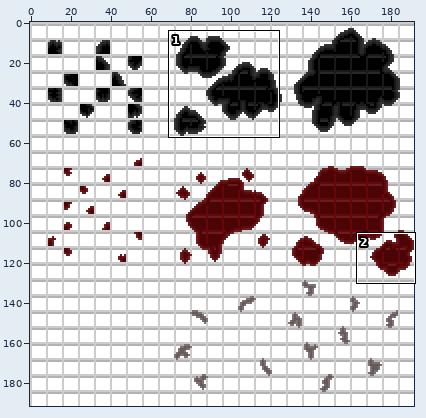
Sprite sheet -- sprites/S_Tile_Laboratoire/layers/6b897156-a2a9-48e7-89ca-d05ed69f72d8/cdf994e5-816b-4aaf-ae8b-13774ad3669f.png. Above: a wide view before the commit, with the close-up outlined.
Close-up. First the earlier version:
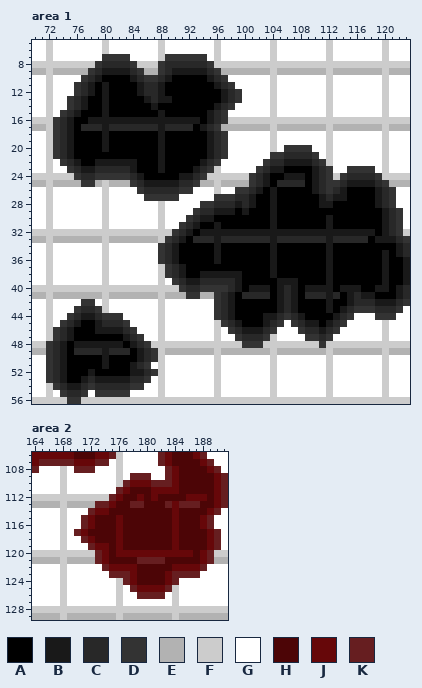
The file is 192x192 pixels. Shown: area 1: x 70..123, y 5..56; area 2: x 164..191, y 106..129. The commit also changed other parts of the picture, which this record leaves out.
Palette (. is transparent): A #000000  B #191919  C #282828  D #333333  E #b2b2b2  F #cccccc  G #ffffff  H #4c0506  J #660709  K #661e20
Pixels before, area 1 (only the part around the change), first column x 72:
 5 FGGGGGGGFGGGGGGGFGGGGGGGFGGGGGGGFGGGGGGGFGGGGGGGFGGG
 6 FGGGGGGGFGGGGGGGFGGGGGGGFGGGGGGGFGGGGGGGFGGGGGGGFGGG
 7 FGGGGGGGDDDDGGGGFDDDDDDGFGGGGGGGFGGGGGGGFGGGGGGGFGGG
 8 FFFFFFFDCCCCDFFFDCCCCCCDFFFFFFFFFFFFFFFFFFFFFFFFFFFF
 9 FEEEEEDCBBBBCDEEDCBBBBBCDEEEEEEEFEEEEEEEFEEEEEEEFEEE
10 FGGGGDCBAAAABCDDCBAAAAABCDGGGGGGFGGGGGGGFGGGGGGGFGGG
11 FGGGDCBABAAAABCCBAAAAAAABCDGGGGGFGGGGGGGFGGGGGGGFGGG
12 FGGGDCBABAAAABCCBAAAAAAAABCDGGGGFGGGGGGGFGGGGGGGFGGG
13 FGGDCBAABAAAAABCBBAAAAAAABCDGGGGFGGGGGGGFGGGGGGGFGGG
14 FGGDCBAABAAAAAABAAAAAAAABCDGGGGGFGGGGGGGFGGGGGGGFGGG
15 FGDCBAAABAAAAAAABAAAAAABCDGGGGGGFGGGGGGGFGGGGGGGFGGG
16 FDCBAABBBBBBBBBBBBBBBBABCDFFFFFFFFFFFFFFFFFFFFFFFFFF
17 FDCBACCCBCCCCCCCBCCCCABCDEEEEEEEFEEEEEEEFEEEEEEEFEEE
18 FDCBAAAABAAAAAAABAAAAAABCDGGGGGGFGGGGGGGFGGGGGGGFGGG
19 FDCBAAAABAAAAAAABAAAAAABCDGGGGGGFGGGGGGGFGGGGGGGFGGG
20 FDCBAAAABAAAAAAABAAAAAABCDGGGGGGFGDDDDGGFGGGGGGGFGGG
21 FDCBAAAAAAAAAAAABAAAAAABCDGGGGGGDDCCCCDGFGGGGGGGFGGG
22 FGDCBAABBBBBBAAABAAAAABCDGGGGGGDCCBBBBCDFGGGGGGGFGGG
23 FGGDCBBCCCCCBAAABAAAABCDFGGGGGDCBBAAAABCDGGDDDDGFGGG
24 FFFFDCCDDDDDCBAAAAABBCDFFFFFFDCBAABBBABCDFDCCCCDFFFF
25 FEEEEDDEFEEEDCBBBBBCCDEEFEEEEDCBACCCCABCDDCBBBBCDEEE
26 FGGGGGGGFGGGGDCCCCCDDGGGFGGDDCBABAAAAABCDCBAAAABCDGG
27 FGGGGGGGFGGGGGDDDDDGGGGGDDDCCBAABAAAAAABCBBAAAABCDGG
28 FGGGGGGGFGGGGGGGFGGGGGDDCCCBCBAABAAAAAABBAAAAAABCDGG
29 FGGGGGGGFGGGGGGGFGGGGDCCBBBABAAABAAAAAAAAAAAAAAABCDG
30 FGGGGGGGFGGGGGGGFGGGDCBBAAAAAAAABAAAAAAABAAAAAAABCDG
31 FGGGGGGGFGGGGGGGFGGDCBAABAAAAAAABAAAAAAABAAAAAAABCDG
32 FFFFFFFFFFFFFFFFFFDCBABBBBBBBBBBBBBBBBBBBBBBBBBABCDF
33 FEEEEEEEFEEEEEEEFDCBACCCBCCCCCCCBCCCCCCCBCCCCCABBBCD
34 FGGGGGGGFGGGGGGGDCBAAAAABAAAAAAABAAAAAAABAAAAAAAAABC
35 FGGGGGGGFGGGGGGGDCBAAAAABAAAAAAABAAAAAAABAAAAAAABABC
36 FGGGGGGGFGGGGGGGDCBAAAAABAAAAAAABAAAAAAABAAAAAAABAAB
37 FGGGGGGGFGGGGGGGFDCBAAAAAAAAAAAABAAAAAAABAAAAAAABAAB
38 FGGGGGGGFGGGGGGGFDCBAABBBBBBAAAABAAAAAAABAAAAAAABAAB
39 FGGGGGGGFGGGGGGGFGDCBBCCCCCBAAAAABBBAAAABAAAAAAABAAB
40 FFFFFFFFFFFFFFFFFFFDCCDDDDCBABBBABCBABBBBABBBAABBABC
41 FEEEEEEEFEEEEEEEFEEEDDEEDCBACCCCABCBACCCBCABCBBAAABC
42 FGGGGDDGFGGGGGGGFGGGGGGGDCBAAAAAABCBAAAABAABCCCBBBCD
43 FGGGDCCDFGGGGGGGFGGGGGGGDCBAAAAAABCBAAAABABCDDDCCCDG
44 FGGDCBBCDDDGGGGGFGGGGGGGDCBAAAABBCDCBAAAABCDGGGDDDGG
45 FGDCBAABCCCDGGGGFGGGGGGGFDCBAAABCDGDCBBABCDGGGGGFGGG
46 FDCBAAABBBBCDGGGFGGGGGGGFGDCBBBCDGGGDCCBCDGGGGGGFGGG
47 FDCBAAAAAAABCDGGFGGGGGGGFGGDCCCDFGGGGDDCDGGGGGGGFGGG
48 DCBABBBBBBBABCDFFFFFFFFFFFFFDDDFFFFFFFFDFFFFFFFFFFFF
49 DCBACCCCBCCCABCDFEEEEEEEFEEEEEEEFEEEEEEEFEEEEEEEFEEE
50 DCBAAAAABAAAABCDFGGGGGGGFGGGGGGGFGGGGGGGFGGGGGGGFGGG
51 DCBAAAAABAAABCDGFGGGGGGGFGGGGGGGFGGGGGGGFGGGGGGGFGGG
52 DCBAAABAAAAABBCDFGGGGGGGFGGGGGGGFGGGGGGGFGGGGGGGFGGG
53 DCBAABCBBBBBCCDGFGGGGGGGFGGGGGGGFGGGGGGGFGGGGGGGFGGG
54 FDCBBCDCCCCCDDGGFGGGGGGGFGGGGGGGFGGGGGGGFGGGGGGGFGGG
55 FGDCCDGDDDDDGGGGFGGGGGGGFGGGGGGGFGGGGGGGFGGGGGGGFGGG
56 FFFDDFFFFFFFFFFFFFFFFFFFFFFFFFFFFFFFFFFFFFFFFFFFFFFF
Pixels before, area 2, first column x 164:
106 JJJJJJHHHJJKFGGGGGKJHHHJKGGG
107 JKKKKKJJJKKGFGGGGGKJHHHHJKGG
108 KGGGFGKKKGGGFGGGGGGKJHHHHJKG
109 GGGGFGGGGGGGFGKKKGGKJHHHHHJK
110 GGGGFGGGGGGGFKJJJKKKJHHHHHJK
111 GGGGFGGGGGGGKJHHHJJJJHHHHHJK
112 FFFFFFFFFFFKJHHJHJHHHHJJJHJK
113 EEEEFEEEEKKJHHKKHHHKJKKKHHJK
114 GGGGFGGGKJJHHHHHHHHHJHHHHJKG
115 GGGGFGGKJHHHJHHHHHHHJHHHJKGG
116 GGGGFGGKJHHHJHHHHHHHJHHHJKGG
117 GGGGFGKJHHHHJHHHHHHHJHHHHJKG
118 GGGGFGGKJHHHJHHHHHHHJHHHHJKG
119 GGGGFGGGKJJHJHHHHHHHJHHHHJKG
120 FFFFFFFFFKJHJJJJJJJJJJJHJKFF
121 EEEEFEEEEKJHHHHKKKKHHHHHJKEE
122 GGGGFGGGGGKJJJJHHHHHJJJJKGGG
123 GGGGFGGGGGGKKKJHHHHJKKKKGGGG
124 GGGGFGGGGGGGFKJHHHHJKGGGGGGG
125 GGGGFGGGGGGGFGKJJJJKFGGGGGGG
126 GGGGFGGGGGGGFGGKKKKGFGGGGGGG
127 GGGGFGGGGGGGFGGGGGGGFGGGGGGG
128 FFFFFFFFFFFFFFFFFFFFFFFFFFFF
129 EEEEFEEEEEEEFEEEEEEEFEEEEEEE
After:
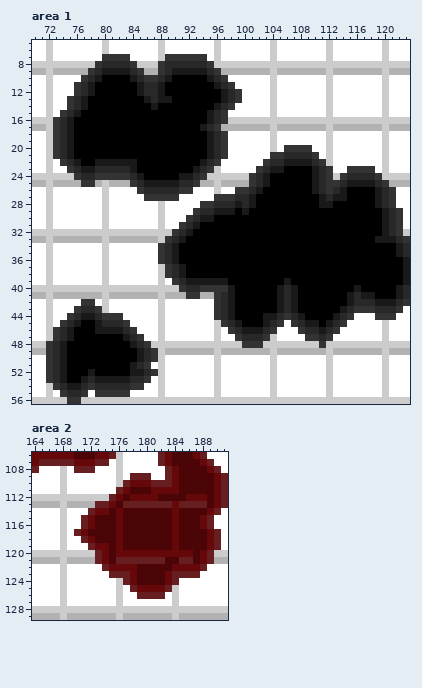
From old to new:
{"where": "area 1"}
{"y":11,"x":80,"old":"B","new":"A"}
{"y":12,"x":80,"old":"B","new":"A"}
{"y":13,"x":80,"old":"B","new":"A"}
{"y":14,"x":80,"old":"B","new":"A"}
{"y":15,"x":80,"old":"B","new":"A"}
{"y":15,"x":88,"old":"B","new":"A"}
{"y":16,"x":78,"old":"BBBBBBBBBBBBBBBB","new":"AAAAAAAAAAAAAAAA"}
{"y":17,"x":77,"old":"CCCBCCCCCCCBCCCC","new":"AAAAAAAAAAAAAAAA"}
{"y":18,"x":80,"old":"B","new":"A"}
{"y":18,"x":88,"old":"B","new":"A"}
{"y":19,"x":80,"old":"B","new":"A"}
{"y":19,"x":88,"old":"B","new":"A"}
{"y":20,"x":80,"old":"B","new":"A"}
{"y":20,"x":88,"old":"B","new":"A"}
{"y":21,"x":88,"old":"B","new":"A"}
{"y":22,"x":88,"old":"B","new":"A"}
{"y":23,"x":88,"old":"B","new":"A"}
{"y":24,"x":106,"old":"BBB","new":"AAA"}
{"y":25,"x":105,"old":"CCCC","new":"AAAA"}
{"y":26,"x":104,"old":"B","new":"A"}
{"y":27,"x":104,"old":"B","new":"A"}
{"y":28,"x":104,"old":"B","new":"A"}
{"y":29,"x":104,"old":"B","new":"A"}
{"y":30,"x":104,"old":"B","new":"A"}
{"y":30,"x":112,"old":"B","new":"A"}
{"y":31,"x":96,"old":"B","new":"A"}
{"y":31,"x":104,"old":"B","new":"A"}
{"y":31,"x":112,"old":"B","new":"A"}
{"y":32,"x":94,"old":"BBBBBBBBBBBBBBBBBBBBBBBBB","new":"AAAAAAAAAAAAAAAAAAAAAAAAA"}
{"y":33,"x":93,"old":"CCCBCCCCCCCBCCCCCCCBCCCCC","new":"AAAAAAAAAAAAAAAAAAAAAAAAA"}
{"y":34,"x":96,"old":"B","new":"A"}
{"y":34,"x":104,"old":"B","new":"A"}
{"y":34,"x":112,"old":"B","new":"A"}
{"y":35,"x":96,"old":"B","new":"A"}
{"y":35,"x":104,"old":"B","new":"A"}
{"y":35,"x":112,"old":"B","new":"A"}
{"y":35,"x":120,"old":"B","new":"A"}
{"y":36,"x":96,"old":"B","new":"A"}
{"y":36,"x":104,"old":"B","new":"A"}
{"y":36,"x":112,"old":"B","new":"A"}
{"y":36,"x":120,"old":"B","new":"A"}
{"y":37,"x":104,"old":"B","new":"A"}
{"y":37,"x":112,"old":"B","new":"A"}
{"y":37,"x":120,"old":"B","new":"A"}
{"y":38,"x":94,"old":"BBBBBB","new":"AAAAAA"}
{"y":38,"x":104,"old":"B","new":"A"}
{"y":38,"x":112,"old":"B","new":"A"}
{"y":38,"x":120,"old":"B","new":"A"}
{"y":39,"x":94,"old":"CCCCCB","new":"BBBBAA"}
{"y":39,"x":105,"old":"B","new":"A"}
{"y":39,"x":107,"old":"B","new":"A"}
{"y":39,"x":112,"old":"B","new":"A"}
{"y":39,"x":120,"old":"B","new":"A"}
{"y":40,"x":98,"old":"CB","new":"BA"}
{"y":40,"x":101,"old":"BBB","new":"AAA"}
{"y":40,"x":109,"old":"BBBB","new":"AAAA"}
{"y":40,"x":114,"old":"BB","new":"AA"}
{"y":40,"x":119,"old":"BB","new":"AA"}
{"y":41,"x":100,"old":"CCCC","new":"AAAA"}
{"y":41,"x":109,"old":"CCCBC","new":"AAAAA"}
{"y":42,"x":112,"old":"B","new":"A"}
{"y":43,"x":112,"old":"B","new":"A"}
{"y":48,"x":76,"old":"BBBBBBB","new":"AAAAAAA"}
{"y":49,"x":76,"old":"CCCCBCCC","new":"AAAAAAAA"}
{"y":50,"x":80,"old":"B","new":"A"}
{"y":51,"x":80,"old":"B","new":"A"}
{"where": "area 2"}
{"y":112,"x":178,"old":"H","new":"J"}
{"y":112,"x":180,"old":"H","new":"J"}
{"y":113,"x":177,"old":"H","new":"K"}
{"y":113,"x":180,"old":"HHH","new":"KKK"}
{"y":113,"x":188,"old":"H","new":"K"}
{"y":114,"x":176,"old":"H","new":"J"}
{"y":121,"x":176,"old":"HHH","new":"KKK"}
{"y":121,"x":185,"old":"HH","new":"KK"}
